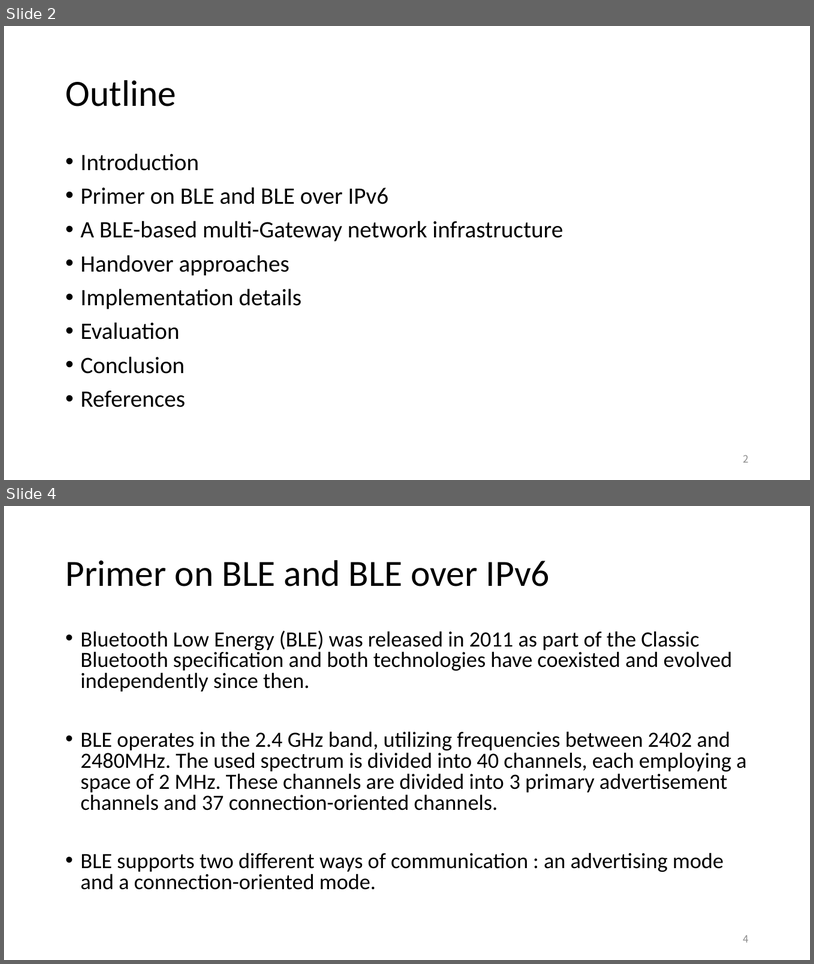
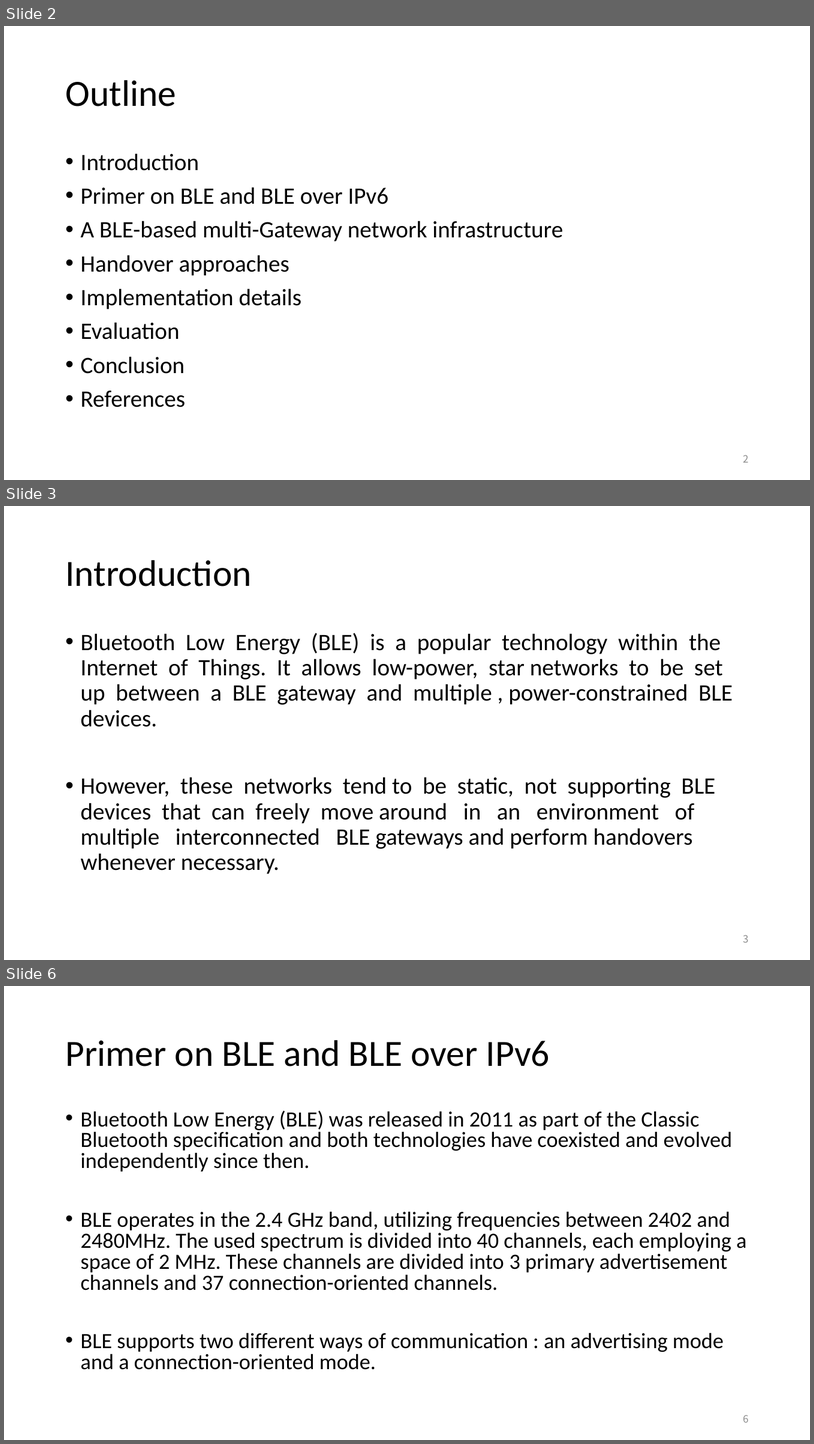
Before and after one commit to EKOISMYLOVE/NTUT_GM_PPT, a slide deck: A BLE-based multi-gateway network infrastructure with handover support for mobile BLE peripherals.pptx. Shown one above the other, each under a label of ours: slides 2 and 4 before the commit, slides 2, 3 and 6 after it; the slides between them are not shown. The pictures are 814x964 and 814x1444 pixels, drawn with LibreOffice and Linux fonts; fonts in the diff are those of the drawing. Boxes give left, top, right and bottom in pixels: in the first picture for what was removed or moved away, otherwise in the second. Text is boxed around its words. In the diff, an @@ line names an element or a change of style, - is before the commit and + after.

Commit message:
introduction finish

```diff
--- a/A BLE-based multi-gateway network infrastructure with handover support for mobile BLE peripherals.pptx
+++ b/A BLE-based multi-gateway network infrastructure with handover support for mobile BLE peripherals.pptx
@@ slide 3 added at <box>4,506,810,960</box>, background #FFFFFF @@
@@ title added at <box>65,560,252,586</box>, 44 pt, text #000000 @@
+Introduction
@@ text added at <box>81,633,733,874</box>, 28 pt, text #000000 @@
+• Bluetooth Low Energy (BLE) is a popular technology within the Internet of Things. It allows low-power, star networks to be set up between a BLE gateway and multiple , power-constrained BLE devices.
+• However, these networks tend to be static, not supporting BLE devices that can freely move around in an environment of multiple interconnected BLE gateways and perform handovers whenever necessary.
@@ page number added at <box>743,934,749,942</box>, 12 pt, text #8C8C8C @@
+3
@@ what was slide 4 is now slide 6 @@
@@ page number at <box>743,1414,749,1422</box>: text changed @@
-4
+6
```
Also in this commit, not shown: 3 other slides added, 1 slide removed.
